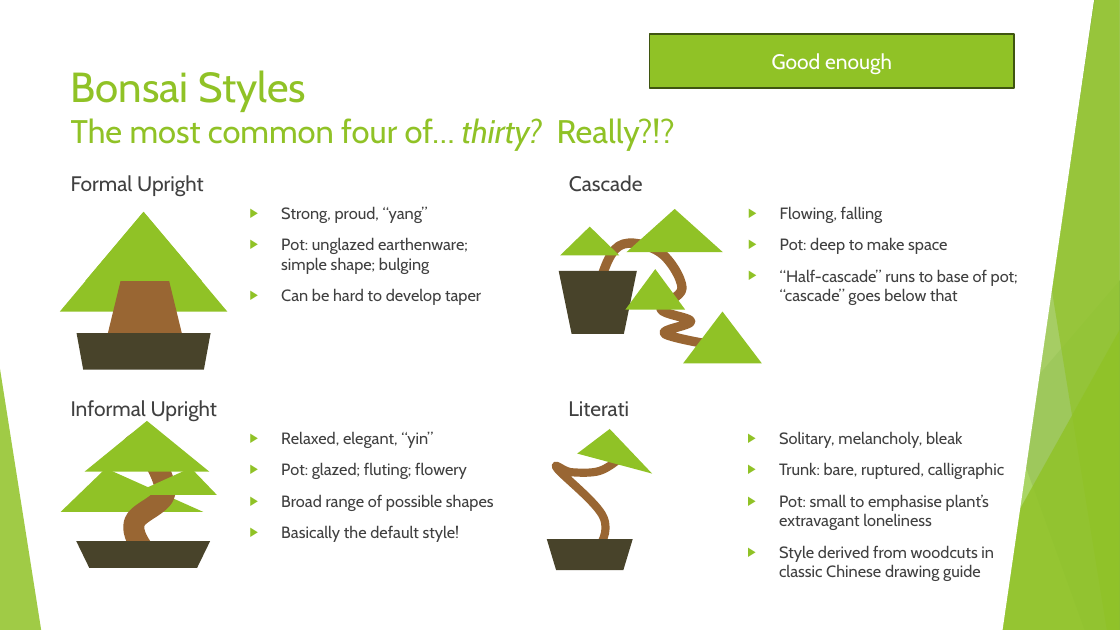
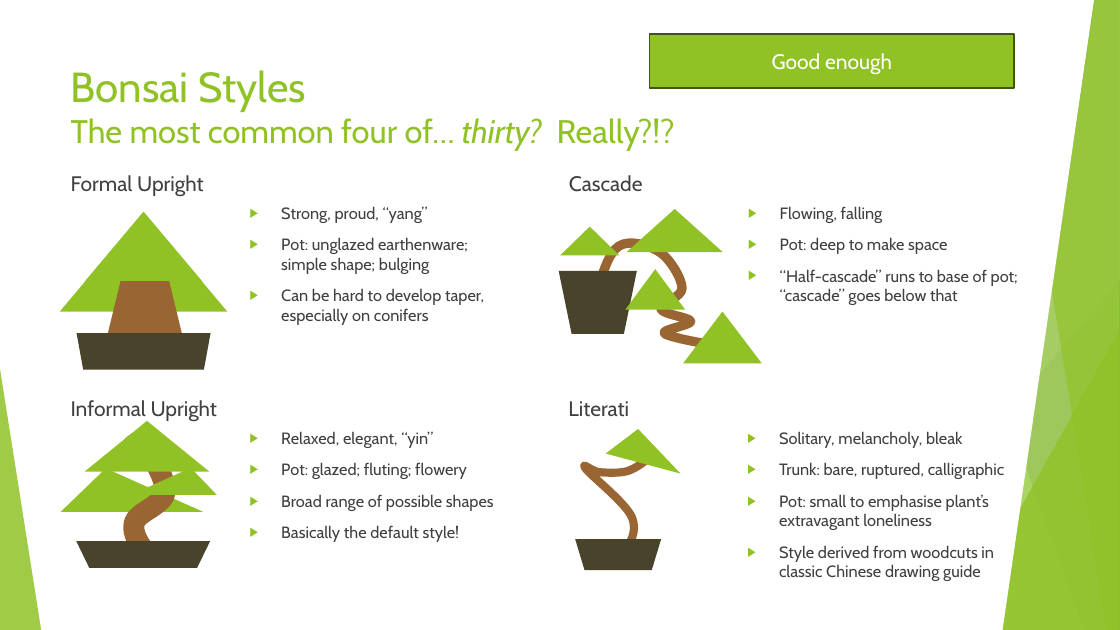
Before and after one commit to AlexLabram/Bonsai, a slide deck: slide 16 of Courseware/Bonsai On A Budget (running).pptx. Drawn at 1120x630 pixels with LibreOffice and Linux fonts; fonts in the diff are those of the drawing. Boxes give left, top, right and bottom in pixels: in the first picture for what was removed or moved away, otherwise in the second. Text is boxed around its words. In the diff, an @@ line names an element or a change of style, - is before the commit and + after.

```diff
--- a/Courseware/Bonsai On A Budget (running).pptx
+++ b/Courseware/Bonsai On A Budget (running).pptx
@@ text at (281,288,484,325): text changed @@
-▶ Can be hard to develop taper
+▶ Can be hard to develop taper, especially on conifers
@@ triangle: place and size @@
-triangle at (578,422,661,473)
+triangle at (605,422,688,473)
@@ freeform shape: place and size @@
-freeform shape at (556,452,623,556)
+freeform shape at (584,452,650,556)
@@ trapezoid: place and size @@
-trapezoid at (547,539,633,571)
+trapezoid at (576,539,661,571)
```
Also in this commit, not shown: 6 other slides changed, 8 slides added, 2 slides removed.
